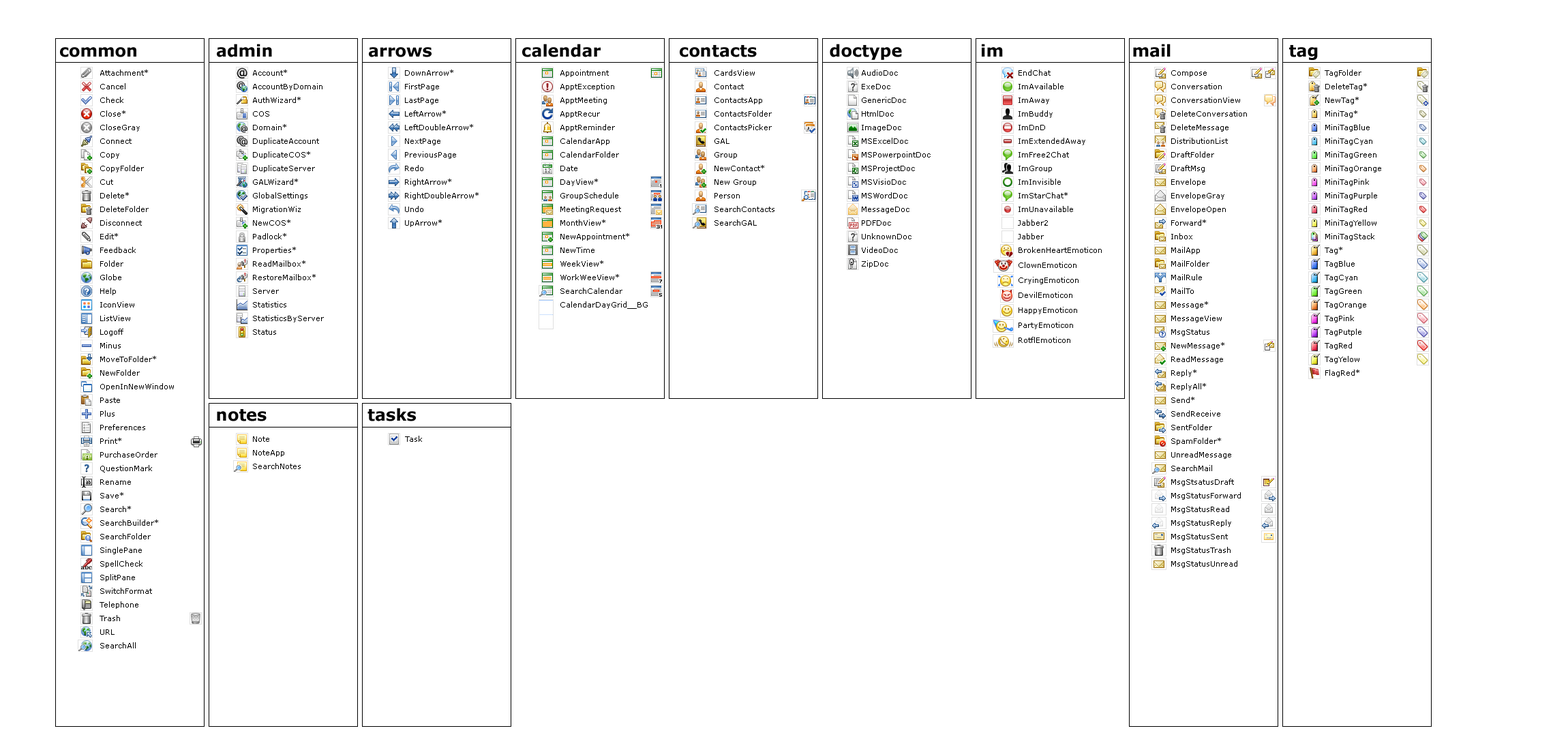
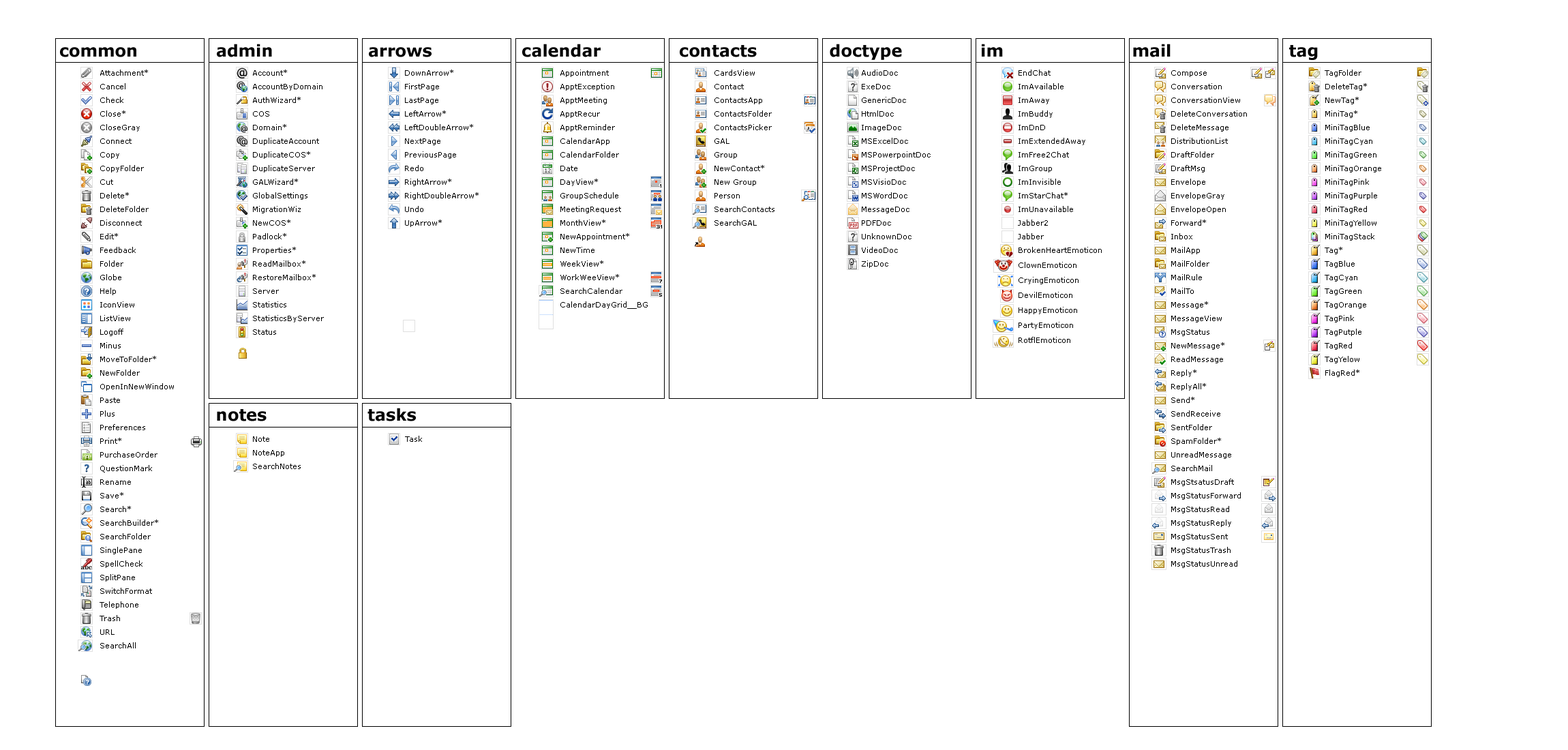
Layer changes from the first 1568px x 750px image to the second:
painted on "icon" over [81, 236, 705, 686]
painted on "oversize rough" over [238, 236, 705, 359]
added layer "boxes" in group "bg" over [238, 236, 705, 359]
